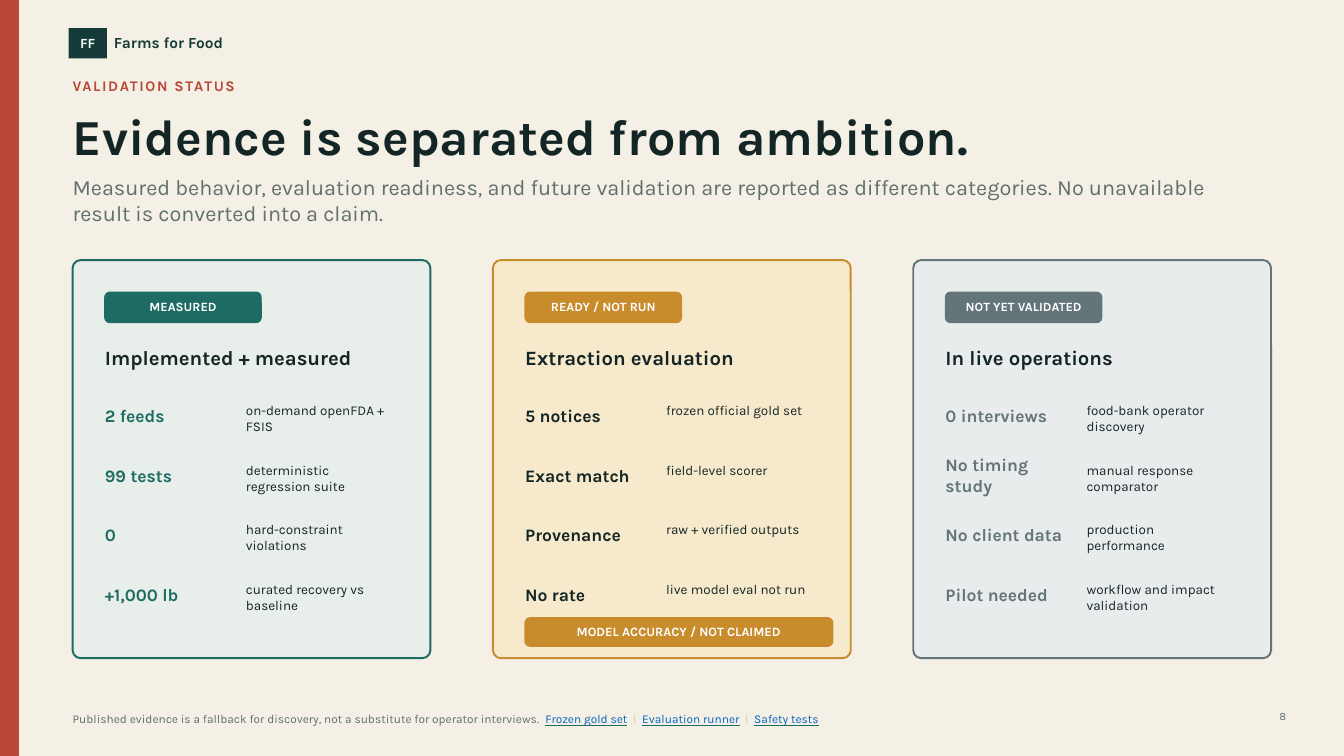
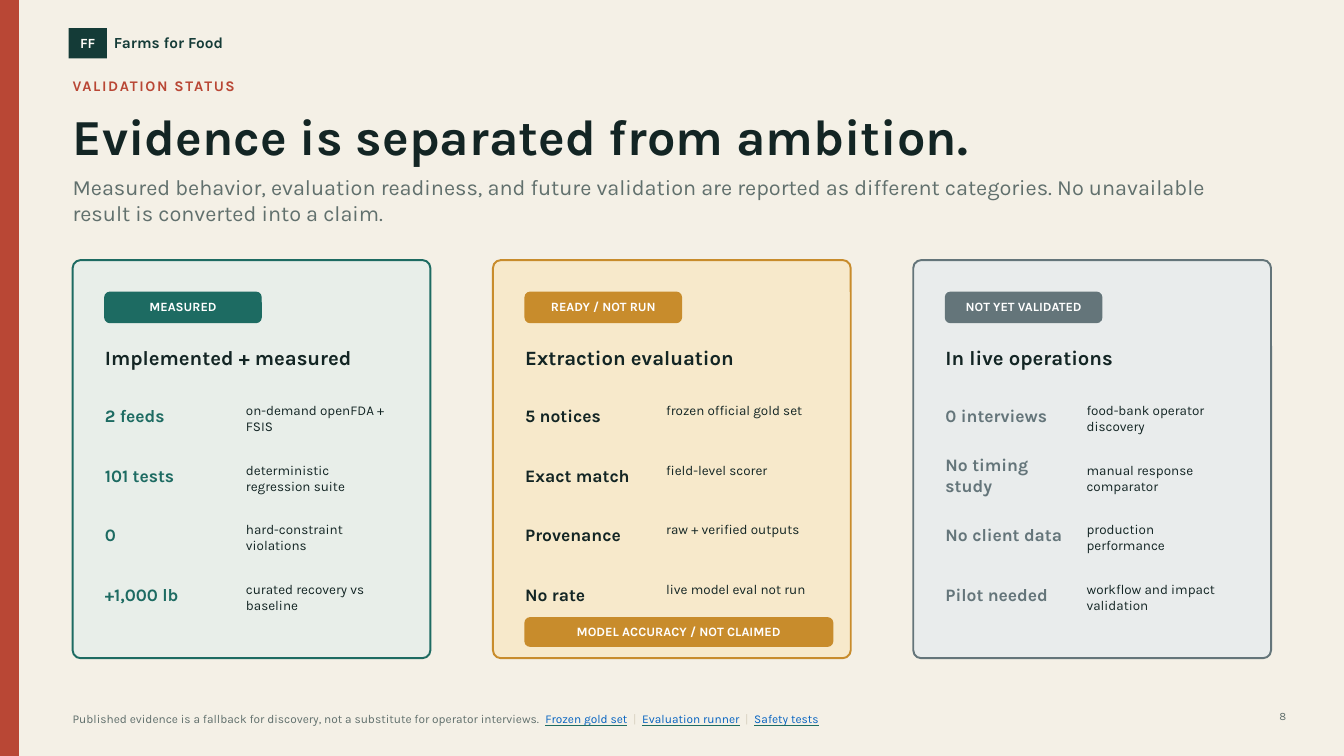
Before and after one commit to Sebastian-Alexis/ai_supplychain_foodbank, a slide deck: slide 8 of deliverables/Farms_for_Food_pitch_deck.pptx. Drawn at 1344x756 pixels with LibreOffice and Linux fonts; fonts in the diff are those of the drawing. Boxes give left, top, right and bottom in pixels: in the first picture for what was removed or moved away, otherwise in the second. Text is boxed around its words. In the diff, an @@ line names an element or a change of style, - is before the commit and + after.

```diff
--- a/deliverables/Farms_for_Food_pitch_deck.pptx
+++ b/deliverables/Farms_for_Food_pitch_deck.pptx
@@ text at (105, 470, 174, 483): text changed @@
-99 tests
+101 tests
```
Also in this commit, not shown: 3 other files.
